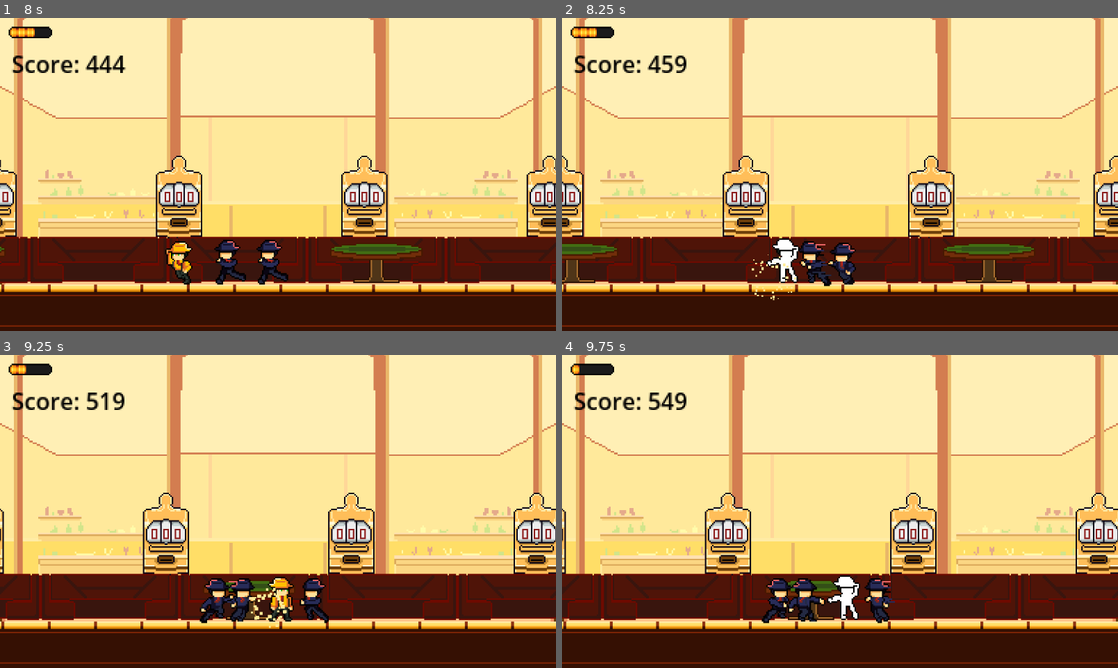
Above: before the commit, frames 1-4 (two rows, left to right).
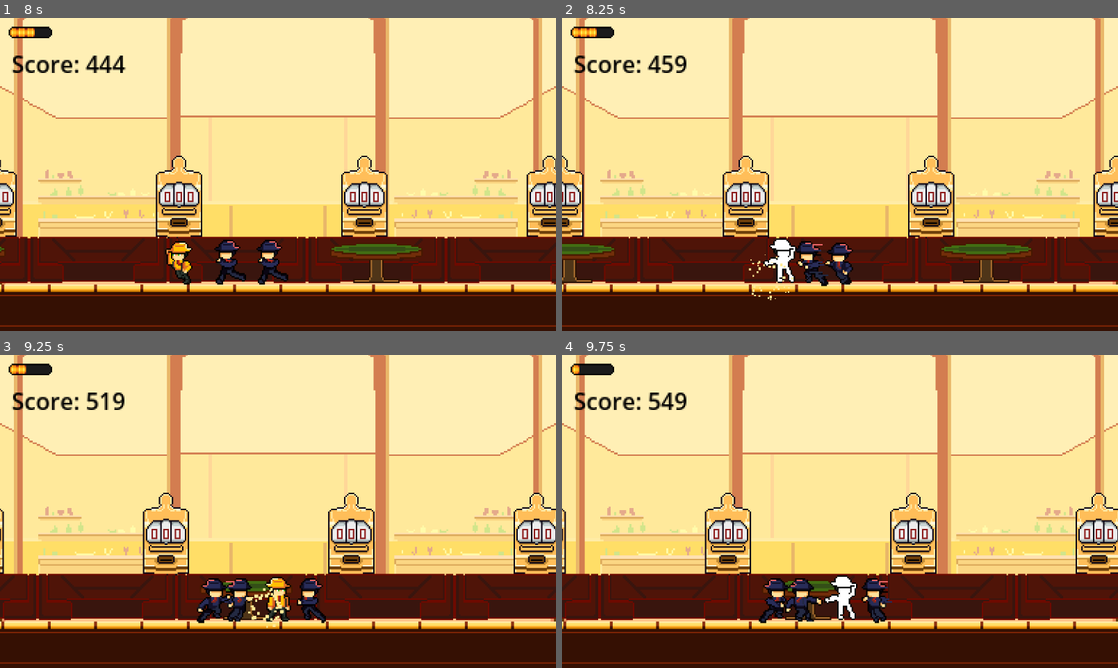
Above: after the commit, the same moments.

Repository: Ruilesser/GamePop
Game: Godot game, scene res://scenes/game/Start_Menu.tscn
Same seed, same stepped clock (60 frames per second), same inputs: the game is played once before the commit and once after it.
Inputs (mouse positions are in pixels of both pictures, inside the frame that each line leads up to):
- Up to frame 1 (8 s): click "Play Game!" at 0.5 s; tap Enter (ui_accept) at 1.25, 1.52, 2.27, 3.77, 4.52, 5.27, 6.77, 7.52 s; move the mouse to (400, 158) at 1.27 s; hold Right (ui_right) 1.28-2.78 s; move the mouse to (166, 190) at 2.02 s; move the mouse to (333, 105) at 2.77 s; hold Left (ui_left) 2.78-3.53 s; move the mouse to (250, 237) at 3.52 s; hold Right (ui_right) 3.53-5.03 s; move the mouse to (444, 221) at 4.27 s; move the mouse to (111, 127) at 5.02 s; hold Left (ui_left) 5.03-5.78 s; move the mouse to (305, 174) at 5.77 s; hold Right (ui_right) 5.78-6.53 s; move the mouse to (194, 96) at 6.52 s; hold Left (ui_left) from 6.53 s (still down); move the mouse to (400, 158) at 7.27 s
- Up to frame 2 (8.25 s): move the mouse to (728, 190) at 8.02 s; release Left (ui_left) at 8.03 s; hold Right (ui_right) from 8.03 s (still down)
- Up to frame 3 (9.25 s): keep holding Right (ui_right); tap Enter (ui_accept) at 8.27 s; move the mouse to (333, 442) at 8.77 s
- Up to frame 4 (9.75 s): keep holding Right (ui_right); move the mouse to (812, 574) at 9.52 s

Frame 1 is identical in both runs. In frame 2, 2.6% of the frame differs, in the area x 0-96%, y 69-91%; in frame 3, 2.7%, in the area x 0-89%, y 69-88%; in frame 4, 2.5%.

Commit message:
Lower stun even more

Diff:
--- a/scenes/util/combat/Combat.gd
+++ b/scenes/util/combat/Combat.gd
@@ -1,6 +1,6 @@
 extends Node2D
 
-const DEFAULT_STUN_TIME: float = 0.175
+const DEFAULT_STUN_TIME: float = 0.15
 
 @onready var hit_effect_scene = preload("res://scenes/FX/Hit_Effect.tscn")
 @onready var enemy_death_effect = preload("res://scenes/FX/enemy_death_particles.tscn")
